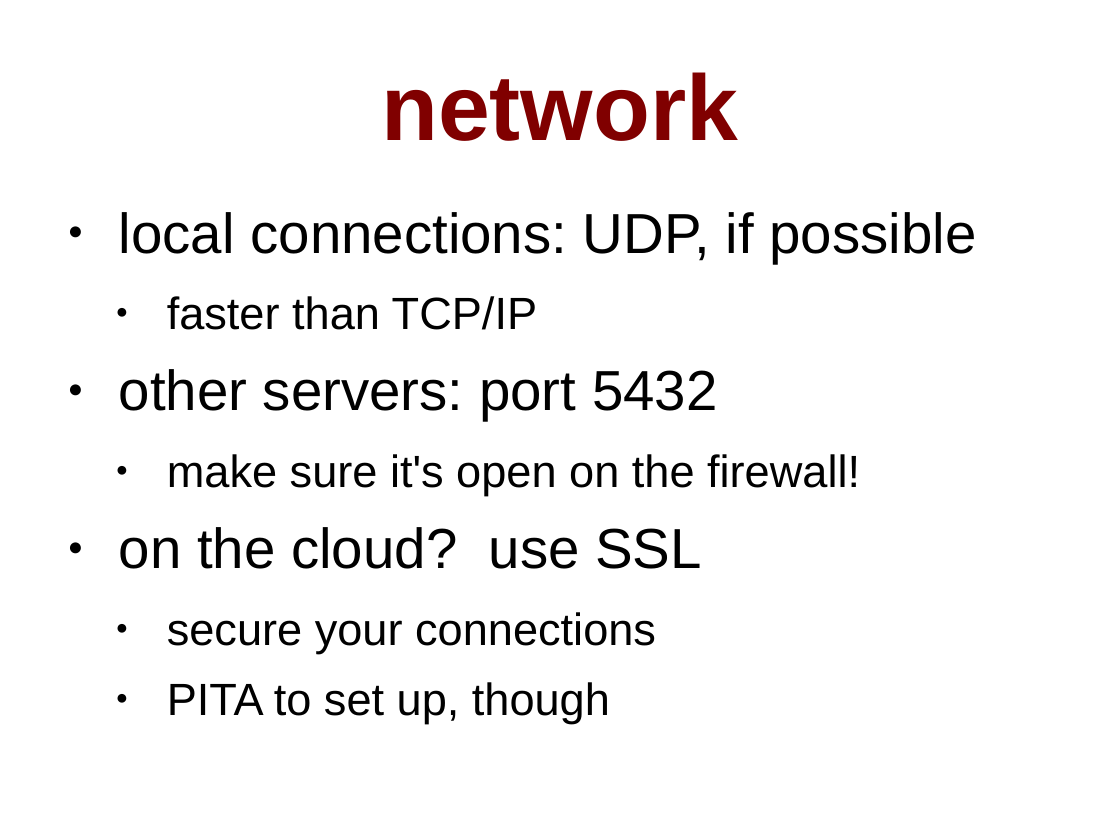
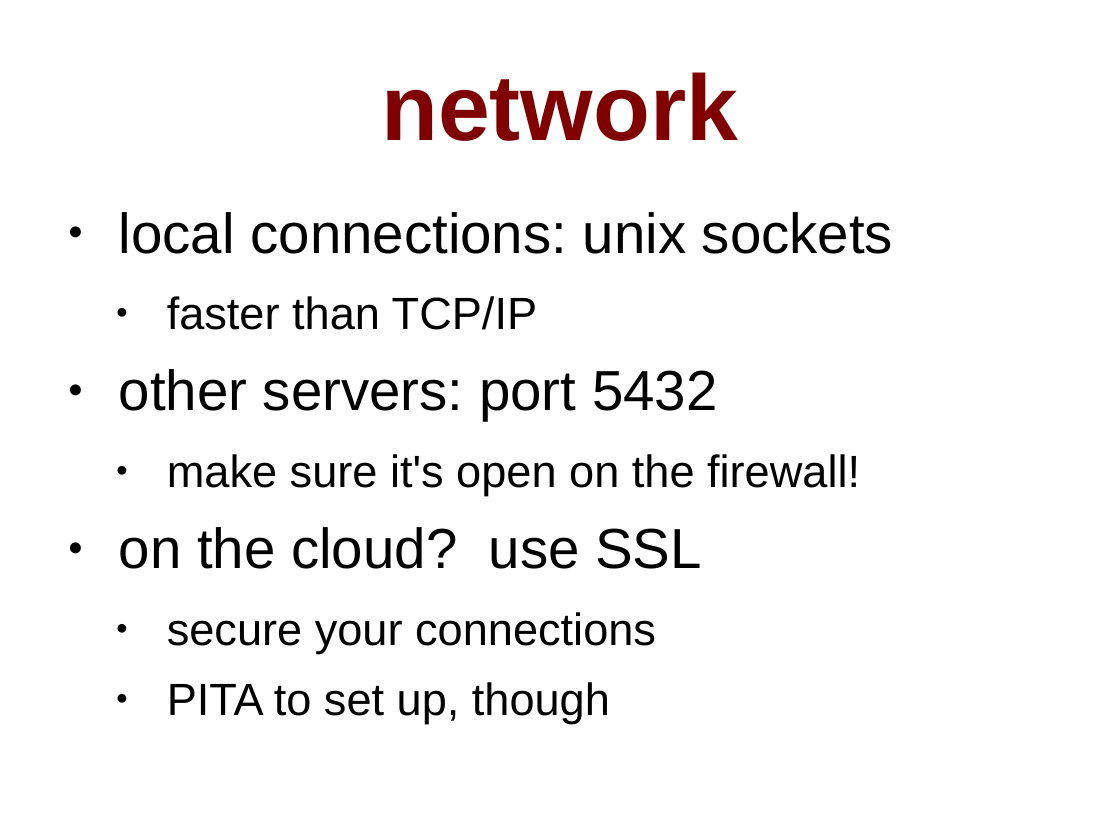
Before and after one commit to pgexperts/accidentalDBA, a slide deck: slide 72 of tutorial/accidental_dba_oscon.odp (slide 69 before the commit). Drawn at 1120x840 pixels with LibreOffice and Linux fonts; fonts in the diff are those of the drawing. Boxes give left, top, right and bottom in pixels: in the first picture for what was removed or moved away, otherwise in the second. Text is boxed around its words. In the diff, an @@ line names an element or a change of style, - is before the commit and + after.

```diff
--- a/tutorial/accidental_dba_oscon.odp
+++ b/tutorial/accidental_dba_oscon.odp
@@ text at [119,212,893,254]: text changed @@
-● local connections: UDP, if possible
+● local connections: unix sockets
```
Also in this commit, not shown: 21 other slides changed, 6 slides added, 8 slides removed, 9 other files.
